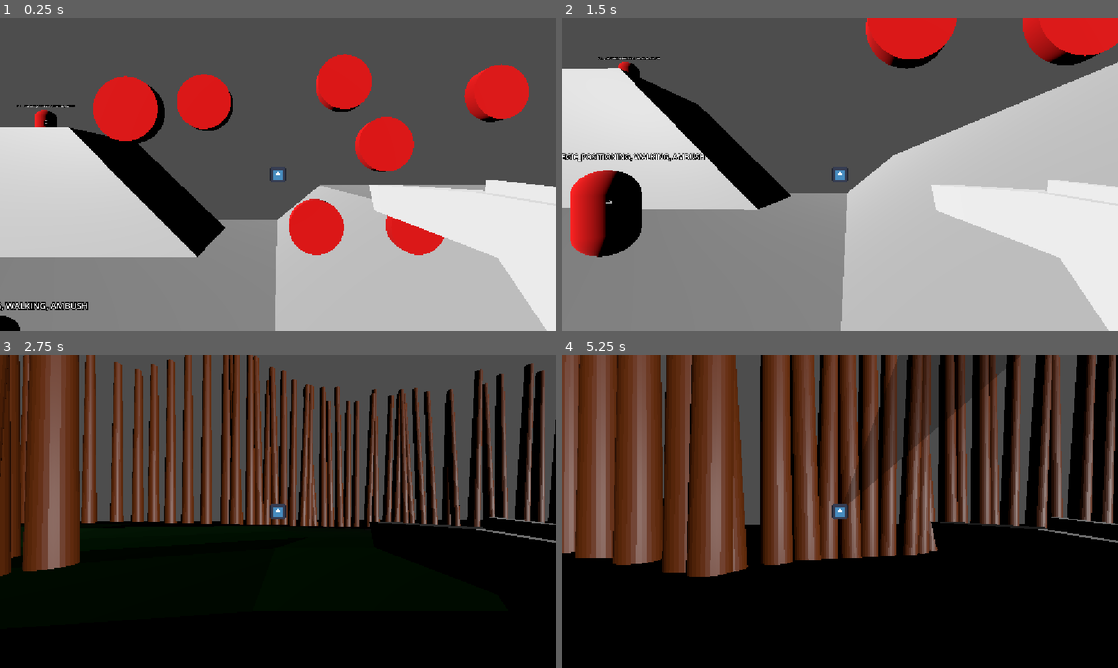
Above: before the commit, frames 1-4 (two rows, left to right).
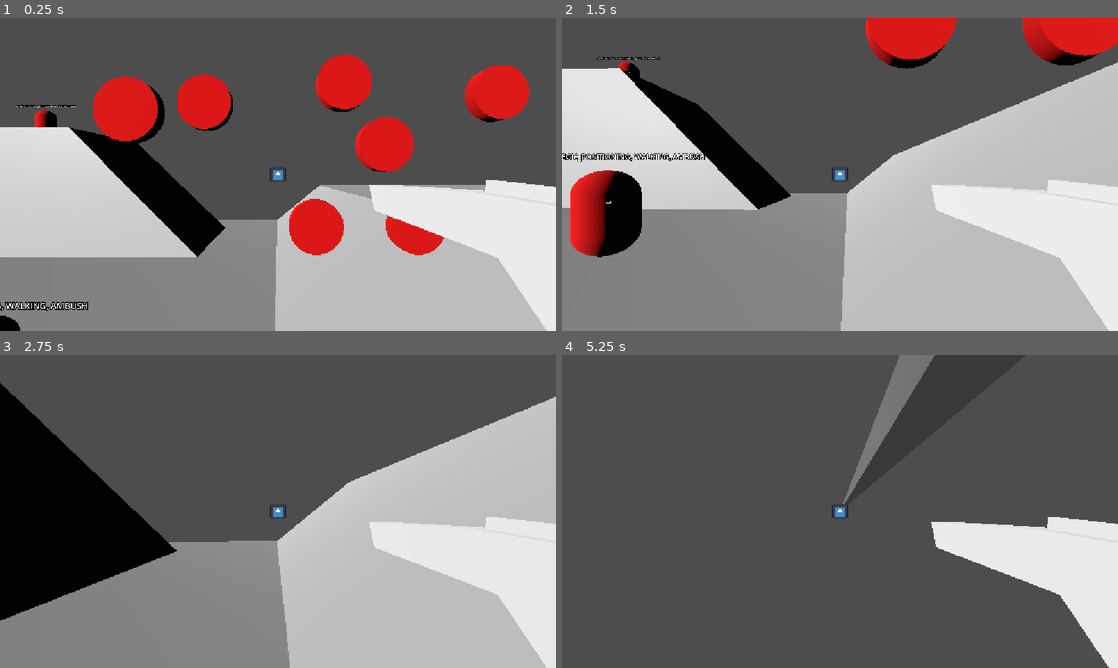
Above: after the commit, the same moments.

Repository: flowerFawn/unnamed-narrative-fps
Game: Godot game, scene res://prototyping/prototype world.tscn
Two runs of this game, one before a commit and one after it. Both use one fixed random seed, a clock stepped at 60 frames per second and the inputs below. The engine's default icon, where the game draws it, is replaced by a stand-in: a white triangle on a blue panel in a dark square.
Inputs (mouse positions are in pixels of both pictures, inside the frame that each line leads up to):
- Up to frame 1 (0.25 s): no input
- Up to frame 2 (1.5 s): move the mouse to (867, 174) at 0.52 s; press the mouse at (867, 174) at 0.53 s; hold W (Move Forward) from 0.53 s (still down); tap Space (Jump) at 0.77 s; move the mouse to (812, 174) at 1.27 s; release the mouse at (812, 174) at 1.28 s; tap Shift (Sprint) at 1.35 s
- Up to frame 3 (2.75 s): keep holding W (Move Forward); tap Space (Jump) at 1.52 s; move the mouse to (289, 505) at 2.02 s; press the mouse at (289, 505) at 2.03 s
- Up to frame 4 (5.25 s): keep holding W (Move Forward); move the mouse to (834, 517) at 2.77 s; release the mouse at (834, 517) at 2.78 s; tap Shift (Sprint) at 2.85, 4.35 s; tap Space (Jump) at 3.02, 3.77, 4.52 s; move the mouse to (878, 514) at 3.52 s; press the mouse at (878, 514) at 3.53 s; move the mouse to (795, 508) at 4.27 s; release the mouse at (795, 508) at 4.28 s; move the mouse to (845, 511) at 5.02 s; press the mouse at (845, 511) at 5.03 s

The runs differ from the first frame. In frame 1, less than 0.1% of the frame differs, in the area x 3-14%, y 27-35%; in frame 2, less than 0.1%; in frame 3, 79%; in frame 4, 93%, in the area x 0-100%, y 0-100%.

Commit message:
enemies only update player position intermittently
affects accuracy, set in enemy type

Diff:
--- a/enemies/enemy types/Auto Rifle 1 Enemy.tres
+++ b/enemies/enemy types/Auto Rifle 1 Enemy.tres
@@ -5,6 +5,7 @@
 
 [resource]
 script = ExtResource("1_y12pc")
+player_location_update_rate = 0.25
 weapon_type = ExtResource("2_8q1ri")
 strategy_use = 3
 retreat_hp = 30.0
--- a/enemies/enemy types/Auto Rifle 2 Enemy.tres
+++ b/enemies/enemy types/Auto Rifle 2 Enemy.tres
@@ -5,6 +5,7 @@
 
 [resource]
 script = ExtResource("1_pmeag")
+player_location_update_rate = 0.25
 weapon_type = ExtResource("2_egdph")
 strategy_use = 3
 enemy_behaviour = 1
--- a/enemies/enemy.gd
+++ b/enemies/enemy.gd
@@ -77,6 +77,8 @@
 @export var time_to_to_notice_timer:Timer
 ##Timer that is used for shot cooldowns of the enemy itself
 @export var shot_cooldown_timer:Timer
+##Timer used for updating the player's position
+@export var player_position_update_timer:Timer
 
 ##Reference to the weapon this enemy is using. Generated based on weapon type
 ##when the enemy is created
@@ -140,6 +142,7 @@
 	time_to_to_notice_timer.wait_time = enemy_type.time_to_notice
 	if enemy_type.shot_cooldown > 0:
 		shot_cooldown_timer.wait_time = enemy_type.shot_cooldown
+	player_position_update_timer.wait_time = enemy_type.player_location_update_rate
 
 	weapon = enemy_type.weapon_type.create_instance()
 	weapon.target_layer = 2 #targets player
@@ -202,7 +205,7 @@
 			if not has_line_of_sight:
 				return
 			if desired_shooting_distance_squared < distance_squared_to_player:
-				goal_point = level.player.global_position
+				goal_point = last_known_player_position
 			elif distance_squared_to_player < minimum_comfortable_distance_squared:
 				var direction_from_player_to_enemy:Vector3
 				direction_from_player_to_enemy = level.player.global_position.direction_to(global_position)
@@ -264,7 +267,6 @@
 func gather_info() -> void:
 	update_line_of_sight()
 	update_player_distance()
-	update_known_player_position()
 
 ##updates the line of sight raycast and if the enemy has line of sight.
 ##Only actually starts the time to notice timer
--- a/enemies/enemy.tscn
+++ b/enemies/enemy.tscn
@@ -14,7 +14,7 @@
 material = SubResource("StandardMaterial3D_y8mhm")
 height = 1.8
 
-[node name="Enemy" type="CharacterBody3D" unique_id=680560556 node_paths=PackedStringArray("pathfinding_agent", "airtime_raycast", "line_of_sight_raycast", "head", "weapon_mesh", "time_to_to_notice_timer", "shot_cooldown_timer") groups=["damagable"]]
+[node name="Enemy" type="CharacterBody3D" unique_id=680560556 node_paths=PackedStringArray("pathfinding_agent", "airtime_raycast", "line_of_sight_raycast", "head", "weapon_mesh", "time_to_to_notice_timer", "shot_cooldown_timer", "player_position_update_timer") groups=["damagable"]]
 collision_layer = 4
 collision_mask = 7
 script = ExtResource("1_fw1ev")
@@ -25,6 +25,7 @@
 weapon_mesh = NodePath("EnemyHead/WeaponMesh")
 time_to_to_notice_timer = NodePath("TimeToNoticeTimer")
 shot_cooldown_timer = NodePath("ShotCooldownTimer")
+player_position_update_timer = NodePath("UpdatePlayerPositionTimer")
 
 [node name="EnemyHead" type="Node3D" parent="." unique_id=1261952633]
 transform = Transform3D(1, 0, 0, 0, 1, 0, 0, 0, 1, 0, 0.6, 0)
@@ -63,7 +64,12 @@
 [node name="ShotCooldownTimer" type="Timer" parent="." unique_id=273290529]
 wait_time = 0.001
 
+[node name="UpdatePlayerPositionTimer" type="Timer" parent="." unique_id=262248466]
+wait_time = 0.1
+autostart = true
+
 [connection signal="navigation_finished" from="NavigationAgent3D" to="." method="mode_change_trigger_target_reached"]
 [connection signal="timeout" from="PathfindingUpdateTimer" to="." method="update_pathfinding"]
 [connection signal="timeout" from="TimeToNoticeTimer" to="." method="time_to_notice_finished"]
 [connection signal="timeout" from="ShotCooldownTimer" to="." method="shooting_cooldown_finished"]
+[connection signal="timeout" from="UpdatePlayerPositionTimer" to="." method="update_known_player_position"]
--- a/enemies/enemy_type.gd
+++ b/enemies/enemy_type.gd
@@ -12,7 +12,11 @@
 @export var shot_cooldown:float = 0
 ##Time after seeing the player to gain line of sight
 @export var time_to_notice:float = 0.2
-
+##How commonly (in seconds) the enemy updates the players known position.
+##This impacts where the enemy shoots, and so accuracy.
+##Lower value (more common updates) for more accurate enemies.
+##Higher value (less common updates) for less accurate enemies.
+@export var player_location_update_rate:float = 0.05
 
 
 
--- a/prototyping/prototype world.tscn
+++ b/prototyping/prototype world.tscn
@@ -10,7 +10,6 @@
 [ext_resource type="Script" uid="uid://cybksx0q1t5jg" path="res://world/strategy_point.gd" id="7_8y3gp"]
 [ext_resource type="Resource" uid="uid://b2jbp06lix7w6" path="res://enemies/enemy types/Pistol Enemy.tres" id="7_m83a0"]
 [ext_resource type="Resource" uid="uid://ckop36f4a34jc" path="res://enemies/enemy types/Auto Rifle 2 Enemy.tres" id="7_sm2w2"]
-[ext_resource type="Resource" uid="uid://cliepflhmm776" path="res://enemies/enemy types/Sniper Enemy.tres" id="8_sm2w2"]
 
 [sub_resource type="Animation" id="Animation_3avtf"]
 length = 0.001
@@ -124,25 +123,25 @@
 
 [node name="Targets" type="Node3D" parent="." unique_id=549373909]
 
-[node name="StaticBody3D3" parent="Targets" unique_id=75599405 groups=["damagable"] instance=ExtResource("2_3avtf")]
+[node name="StaticBody3D3" parent="Targets" unique_id=75599405 instance=ExtResource("2_3avtf")]
 transform = Transform3D(1, 0, 0, 0, 1, 0, 0, 0, 1, 1.574158, 2.2619066, -3.8356063)
 
-[node name="StaticBody3D4" parent="Targets" unique_id=48999351 groups=["damagable"] instance=ExtResource("2_3avtf")]
+[node name="StaticBody3D4" parent="Targets" unique_id=48999351 instance=ExtResource("2_3avtf")]
 transform = Transform3D(1, 0, 0, 0, 1, 0, 0, 0, 1, 4.0976887, 2.0773554, -3.8356063)
 
-[node name="StaticBody3D5" parent="Targets" unique_id=564068012 groups=["damagable"] instance=ExtResource("2_3avtf")]
+[node name="StaticBody3D5" parent="Targets" unique_id=564068012 instance=ExtResource("2_3avtf")]
 transform = Transform3D(1, 0, 0, 0, 1, 0, 0, 0, 1, 2.5780804, 1.1174116, -3.8356063)
 
-[node name="StaticBody3D6" parent="Targets" unique_id=1995388294 groups=["damagable"] instance=ExtResource("2_3avtf")]
+[node name="StaticBody3D6" parent="Targets" unique_id=1995388294 instance=ExtResource("2_3avtf")]
 transform = Transform3D(1, 0, 0, 0, 1, 0, 0, 0, 1, 2.5780804, -0.41028476, -3.8356063)
 
-[node name="StaticBody3D7" parent="Targets" unique_id=471780733 groups=["damagable"] instance=ExtResource("2_3avtf")]
+[node name="StaticBody3D7" parent="Targets" unique_id=471780733 instance=ExtResource("2_3avtf")]
 transform = Transform3D(1, 0, 0, 0, 1, 0, 0, 0, 1, -1.359072, 0.076025724, -3.8356063)
 
-[node name="StaticBody3D8" parent="Targets" unique_id=863806277 groups=["damagable"] instance=ExtResource("2_3avtf")]
+[node name="StaticBody3D8" parent="Targets" unique_id=863806277 instance=ExtResource("2_3avtf")]
 transform = Transform3D(1, 0, 0, 0, 1, 0, 0, 0, 1, 0.70472574, -0.41028476, -3.8356063)
 
-[node name="StaticBody3D2" parent="Targets" unique_id=235856326 groups=["damagable"] instance=ExtResource("2_3avtf")]
+[node name="StaticBody3D2" parent="Targets" unique_id=235856326 instance=ExtResource("2_3avtf")]
 transform = Transform3D(1, 0, 0, 0, 1, 0, 0, 0, 1, -2.3544347, 1.5750749, -3.2456288)
 
 [node name="AnimationPlayer" type="AnimationPlayer" parent="Targets" unique_id=1586362922]
@@ -158,43 +157,43 @@
 [node name="placeholder arena 2" parent="NavigationRegion3D" unique_id=136679919 instance=ExtResource("2_8y3gp")]
 transform = Transform3D(1, 0, 0, 0, 1, 0, 0, 0, 1, -7.7228627, -4.0929365, 0)
 
-[node name="Enemy" parent="." unique_id=680560556 node_paths=PackedStringArray("strategy_points", "level") groups=["damagable"] instance=ExtResource("4_8e06d")]
+[node name="Enemy" parent="." unique_id=680560556 node_paths=PackedStringArray("strategy_points", "level") instance=ExtResource("4_8e06d")]
 transform = Transform3D(1, 0, 0, 0, 1, 0, 0, 0, 1, 8.391113, 0.64182127, 2.2926025)
 enemy_type = ExtResource("6_i723x")
 strategy_points = NodePath("../Node3D")
 level = NodePath("..")
 
-[node name="Enemy2" parent="." unique_id=139700930 node_paths=PackedStringArray("strategy_points", "level") groups=["damagable"] instance=ExtResource("4_8e06d")]
+[node name="Enemy2" parent="." unique_id=139700930 node_paths=PackedStringArray("strategy_points", "level") instance=ExtResource("4_8e06d")]
 transform = Transform3D(1, 0, 0, 0, 1, 0, 0, 0, 1, 8.391113, 0.64182127, 5.652597)
 enemy_type = ExtResource("7_sm2w2")
 strategy_points = NodePath("../Node3D")
 level = NodePath("..")
 
-[node name="Enemy3" parent="." unique_id=484134852 node_paths=PackedStringArray("strategy_points", "level") groups=["damagable"] instance=ExtResource("4_8e06d")]
+[node name="Enemy3" parent="." unique_id=484134852 node_paths=PackedStringArray("strategy_points", "level") instance=ExtResource("4_8e06d")]
 transform = Transform3D(1, 0, 0, 0, 1, 0, 0, 0, 1, 8.391113, 0.64182127, -3.6781135)
 enemy_type = ExtResource("7_m83a0")
 strategy_points = NodePath("../Node3D")
 level = NodePath("..")
 
-[node name="Enemy4" parent="." unique_id=1660208955 node_paths=PackedStringArray("strategy_points", "level") groups=["damagable"] instance=ExtResource("4_8e06d")]
+[node name="Enemy4" parent="." unique_id=1660208955 node_paths=PackedStringArray("strategy_points", "level") instance=ExtResource("4_8e06d")]
 transform = Transform3D(1, 0, 0, 0, 1, 0, 0, 0, 1, -5.526019, -2.920396, -3.6781135)
 enemy_type = ExtResource("7_m83a0")
 strategy_points = NodePath("../Node3D")
 level = NodePath("..")
 
-[node name="Enemy5" parent="." unique_id=874814355 node_paths=PackedStringArray("strategy_points", "level") groups=["damagable"] instance=ExtResource("4_8e06d")]
+[node name="Enemy5" parent="." unique_id=874814355 node_paths=PackedStringArray("strategy_points", "level") instance=ExtResource("4_8e06d")]
 transform = Transform3D(1, 0, 0, 0, 1, 0, 0, 0, 1, -16.089836, -2.920396, -0.20543432)
 enemy_type = ExtResource("7_m83a0")
 strategy_points = NodePath("../Node3D")
 level = NodePath("..")
 
-[node name="Enemy6" parent="." unique_id=2030660698 node_paths=PackedStringArray("strategy_points", "level") groups=["damagable"] instance=ExtResource("4_8e06d")]
+[node name="Enemy6" parent="." unique_id=2030660698 node_paths=PackedStringArray("strategy_points", "level") instance=ExtResource("4_8e06d")]
 transform = Transform3D(1, 0, 0, 0, 1, 0, 0, 0, 1, -16.089836, 4.0948534, -14.119246)
-enemy_type = ExtResource("8_sm2w2")
-strategy_points = NodePath("../Node3D")
-level = NodePath("..")
-
-[node name="Enemy7" parent="." unique_id=1050992944 node_paths=PackedStringArray("strategy_points", "level") groups=["damagable"] instance=ExtResource("4_8e06d")]
+enemy_type = ExtResource("7_m83a0")
+strategy_points = NodePath("../Node3D")
+level = NodePath("..")
+
+[node name="Enemy7" parent="." unique_id=1050992944 node_paths=PackedStringArray("strategy_points", "level") instance=ExtResource("4_8e06d")]
 transform = Transform3D(1, 0, 0, 0, 1, 0, 0, 0, 1, -6.265641, -2.450615, 10.814041)
 enemy_type = ExtResource("6_i723x")
 strategy_points = NodePath("../Node3D")
